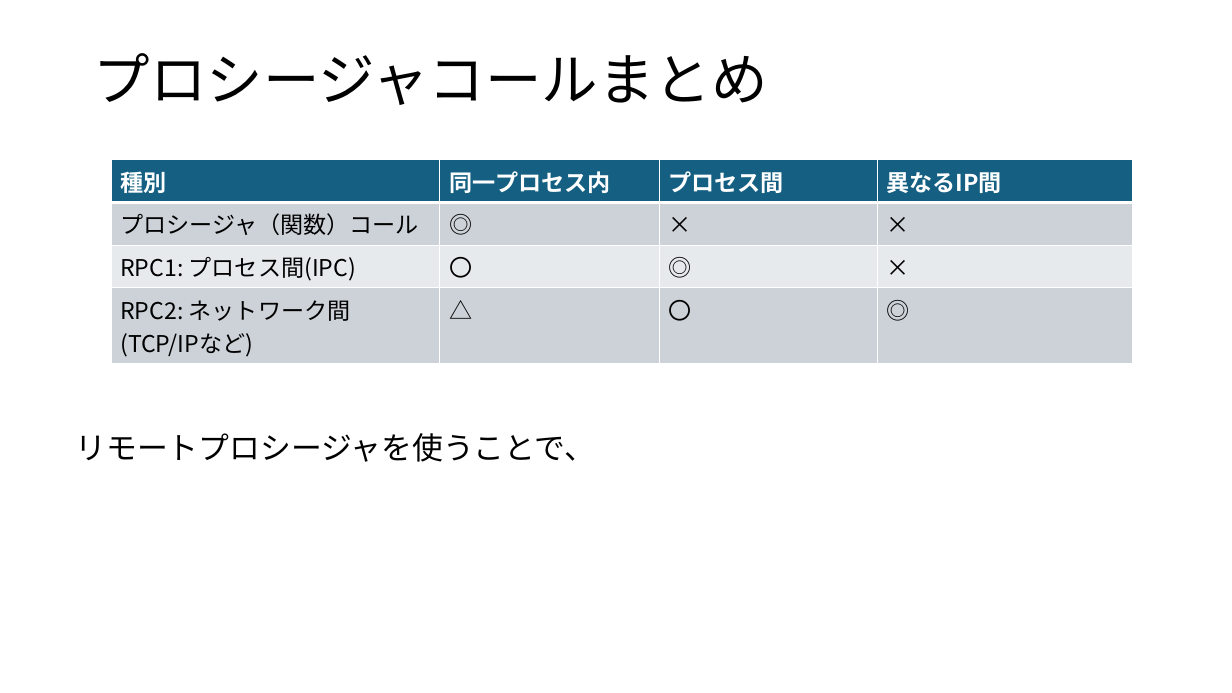
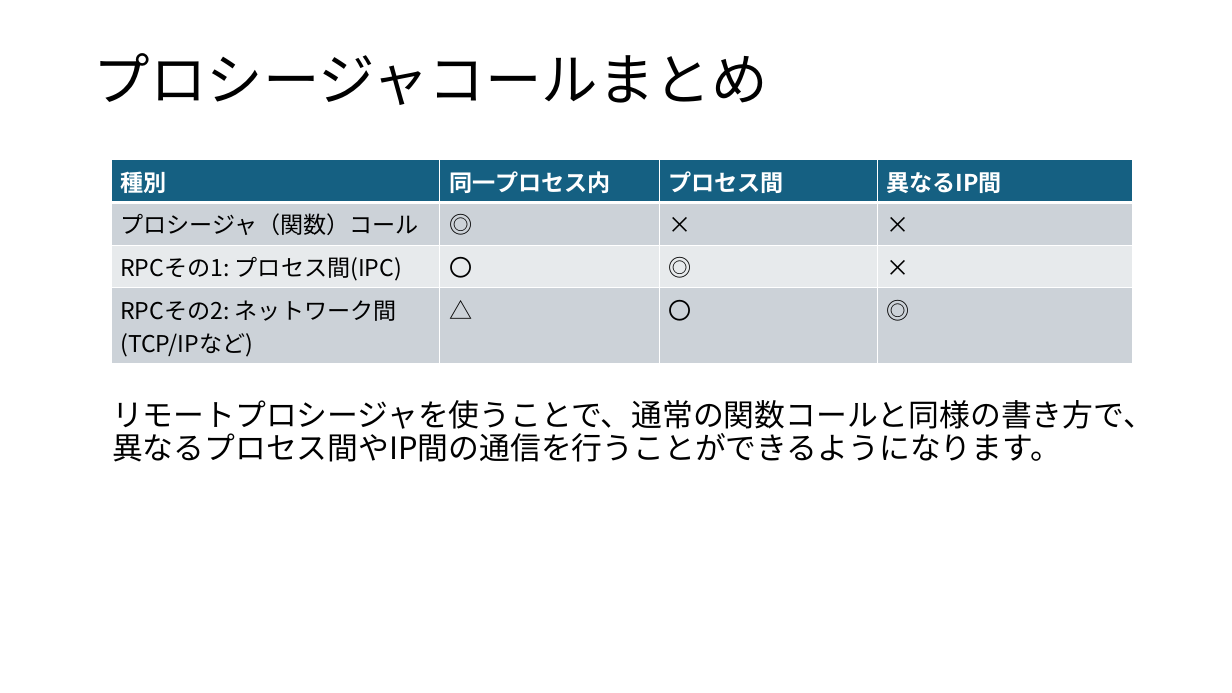
Before and after one commit to koga-miko/misc, a slide deck: slide 5 of raspberry-pi-report/gRPCについて.pptx. Drawn at 1232x693 pixels with LibreOffice and Linux fonts; fonts in the diff are those of the drawing. Boxes give left, top, right and bottom in pixels: in the first picture for what was removed or moved away, otherwise in the second. Text is boxed around its words. In the diff, an @@ line names an element or a change of style, - is before the commit and + after.

```diff
--- a/raspberry-pi-report/gRPCについて.pptx
+++ b/raspberry-pi-report/gRPCについて.pptx
@@ table at <box>111,160,1132,361</box> @@
-row 3, column 1: RPC1: プロセス間(IPC)
+row 3, column 1: RPCその1: プロセス間(IPC)
-row 4, column 1: RPC2: ネットワーク間 / (TCP/IPなど)
+row 4, column 1: RPCその2: ネットワーク間 / (TCP/IPなど)
@@ text at <box>112,400,1154,462</box>: text changed @@
-リモートプロシージャを使うことで、
+リモートプロシージャを使うことで、通常の関数コールと同様の書き方で、異なるプロセス間やIP間の通信を行うことができるようになります。
```
Also in this commit, not shown: 8 other slides changed, 3 other files.
